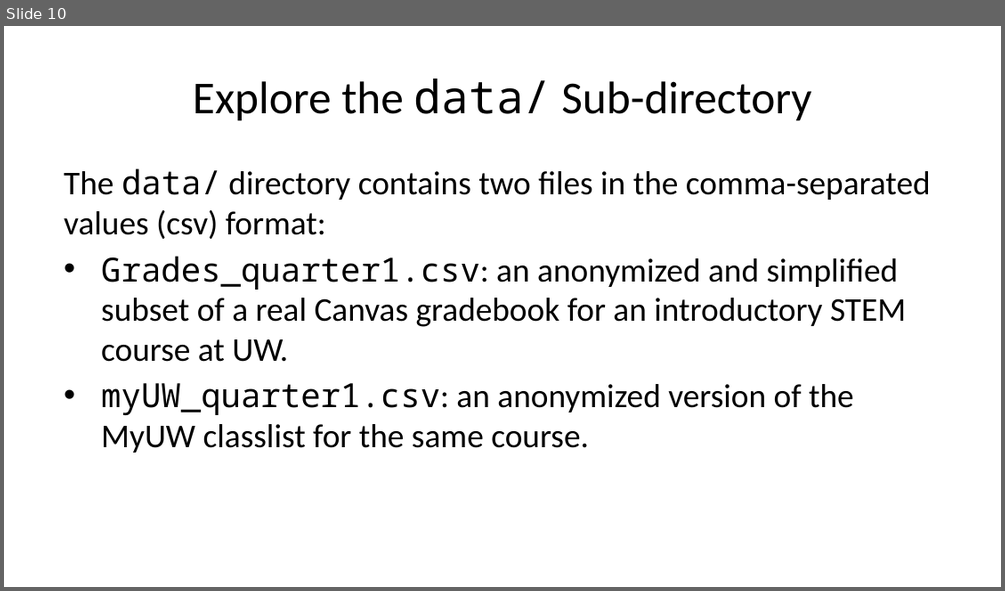
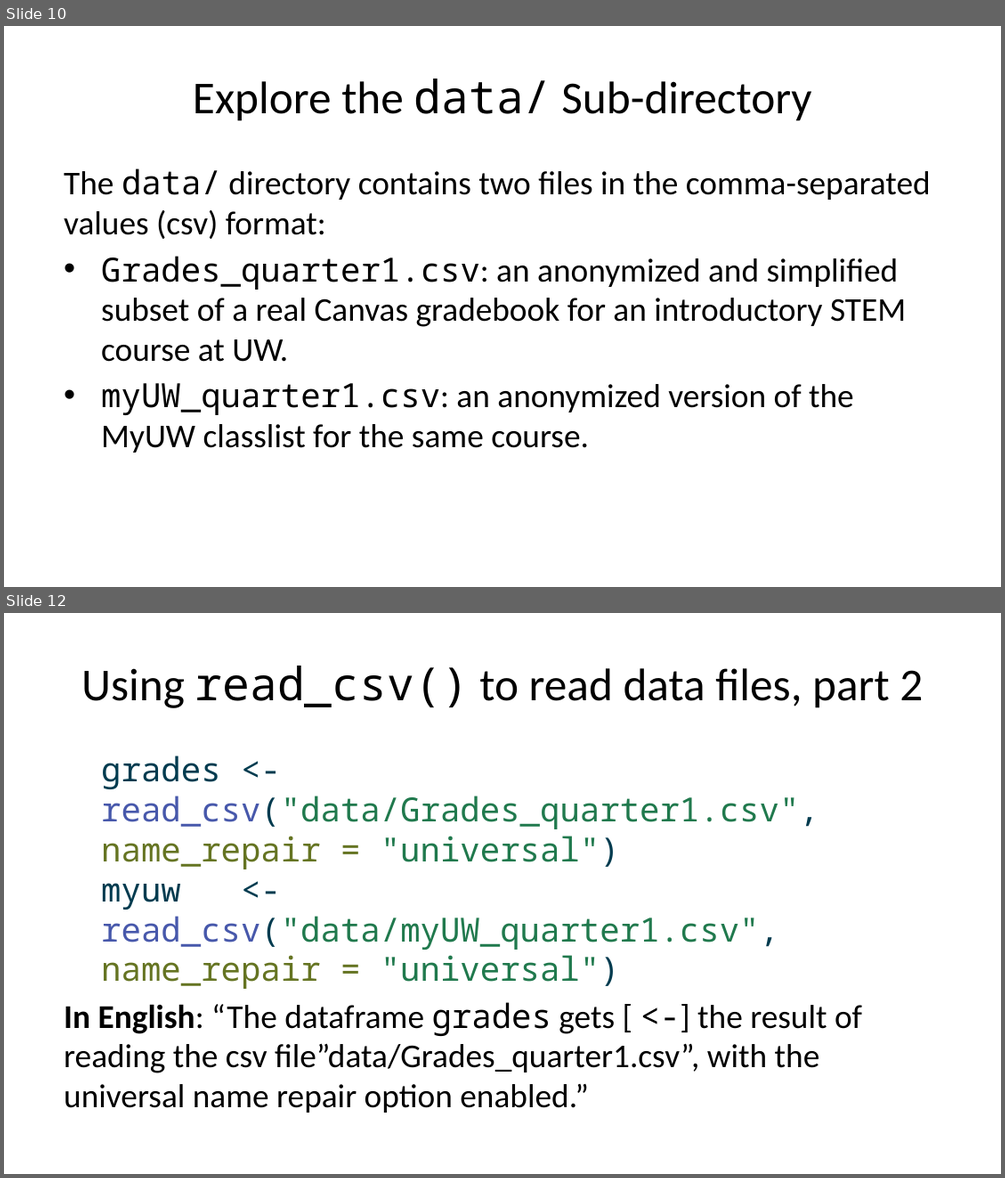
Before and after one commit to cfcraig/uw-dart, a slide deck: uw-dart-ws-plan-20221114.pptx. Shown one above the other, each under a label of ours: slide 10 before the commit, slides 10 and 12 after it; the slides between them are not shown. The pictures are 1005x591 and 1005x1178 pixels, drawn with LibreOffice and Linux fonts; fonts in the diff are those of the drawing. Boxes give left, top, right and bottom in pixels: in the first picture for what was removed or moved away, otherwise in the second. Text is boxed around its words. In the diff, an @@ line names an element or a change of style, - is before the commit and + after.

```diff
--- a/uw-dart-ws-plan-20221114.pptx
+++ b/uw-dart-ws-plan-20221114.pptx
@@ slide 12 added at (4, 613, 1001, 1174), background #FFFFFF @@
@@ title added at (81, 666, 922, 708), 33 pt, text #000000 @@
+Using read_csv() to read data files, part 2
@@ text added at (64, 755, 862, 1112), 24 pt, text #000000 @@
+grades <- read_csv("data/Grades_quarter1.csv", name_repair = "universal")
+myuw <- read_csv("data/myUW_quarter1.csv", name_repair = "universal")
+In English: “The dataframe grades gets [ <-] the result of reading the csv file”data/Grades_quarter1.csv”, with the universal name repair option enabled.”
```
Also in this commit, not shown: 1 other slide added.
